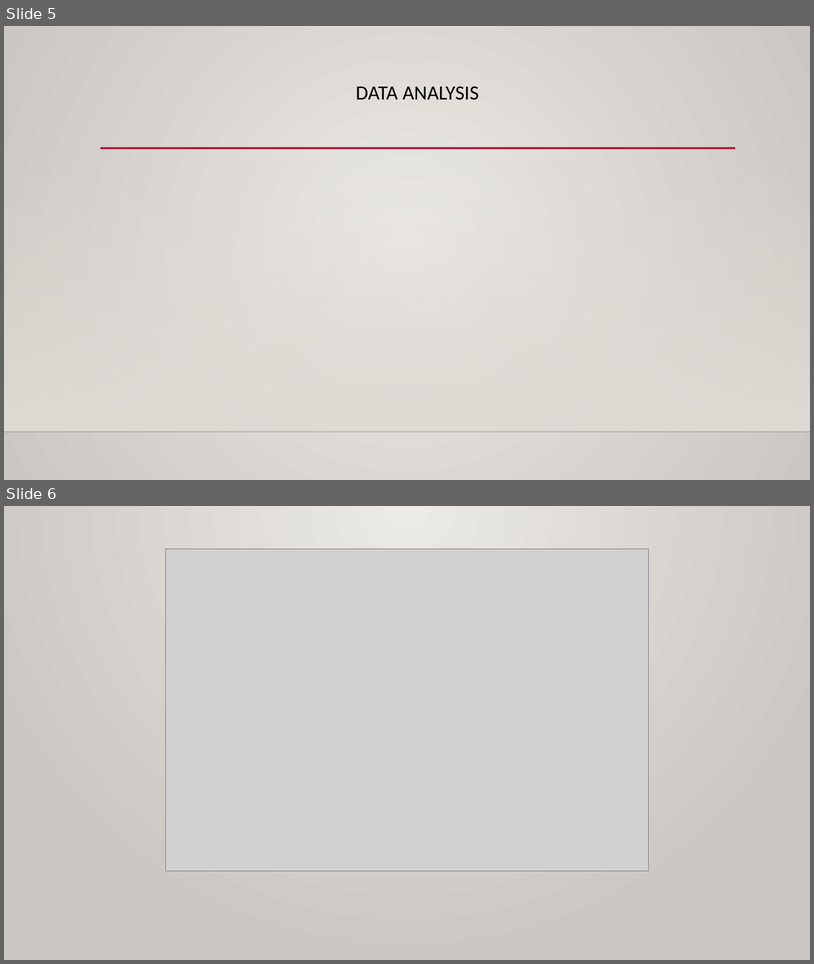
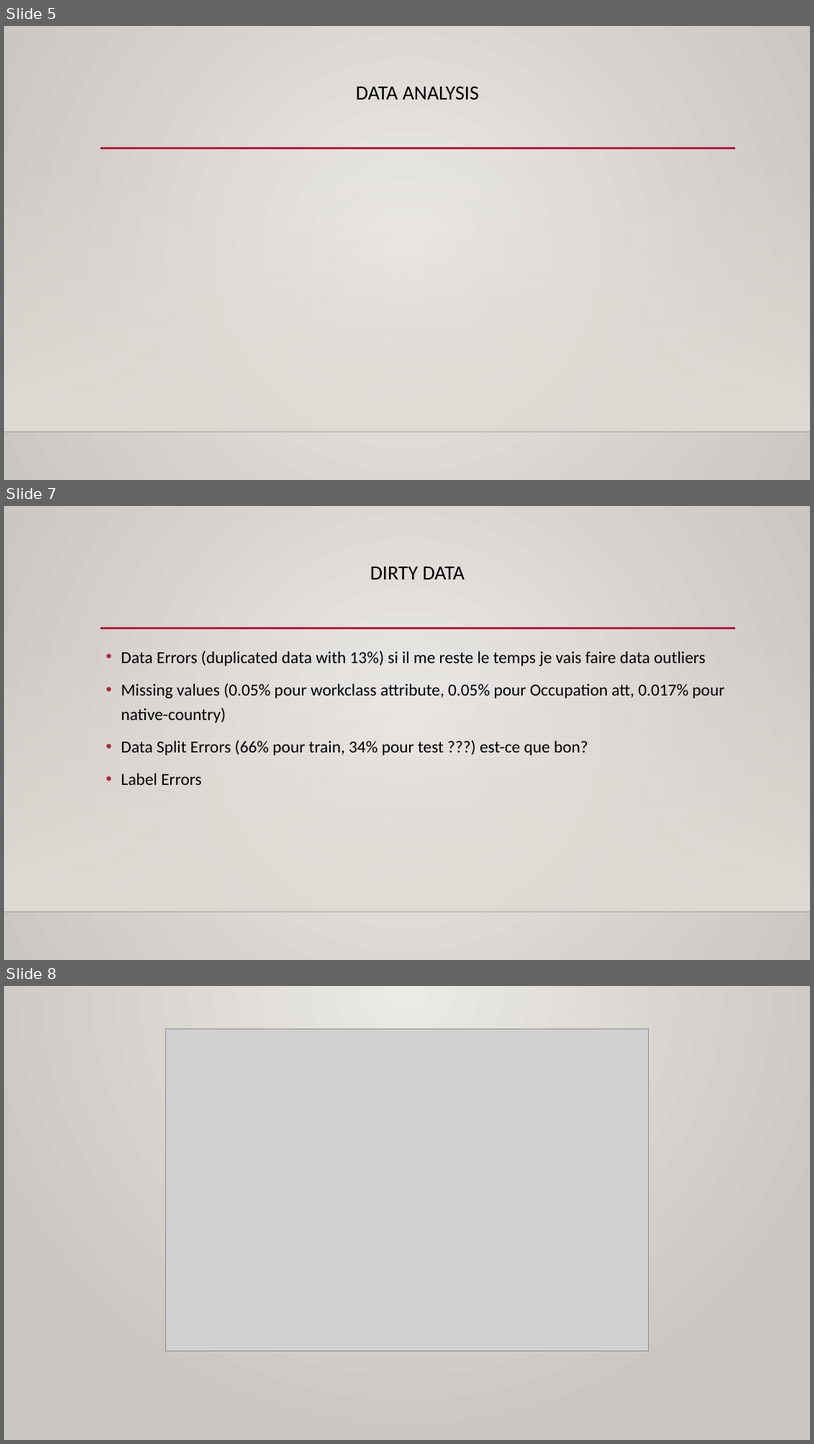
Before and after one commit to MiloudBi/adult_income, a slide deck: reports/Présentation.pptx. Shown one above the other, each under a label of ours: slides 5 and 6 before the commit, slides 5, 7 and 8 after it; the slides between them are not shown. The pictures are 814x964 and 814x1444 pixels, drawn with LibreOffice and Linux fonts; fonts in the diff are those of the drawing; grey boxes stand for pictures; background and template pictures are left out. Boxes give left, top, right and bottom in pixels: in the first picture for what was removed or moved away, otherwise in the second. Text is boxed around its words. In the diff, an @@ line names an element or a change of style, - is before the commit and + after.

```diff
--- a/reports/Présentation.pptx
+++ b/reports/Présentation.pptx
@@ slide 7 added at (4,506,810,960), background gradient #ECEAE7 to #CAC7C1; not listed: 3 template elements that a slide beside it also shows @@
@@ title added at (370,566,465,579), 24 pt, text #000000 @@
+DIRTY DATA
@@ text added at (121,651,725,785), 20 pt, text #000000 @@
+• Data Errors (duplicated data with 13%) si il me reste le temps je vais faire data outliers
+• Missing values (0.05% pour workclass attribute, 0.05% pour Occupation att, 0.017% pour native-country)
+• Data Split Errors (66% pour train, 34% pour test ???) est-ce que bon?
+• Label Errors
@@ what was slide 6 is now slide 8 @@
```
Also in this commit, not shown: 2 slides changed, 1 other slide added.
